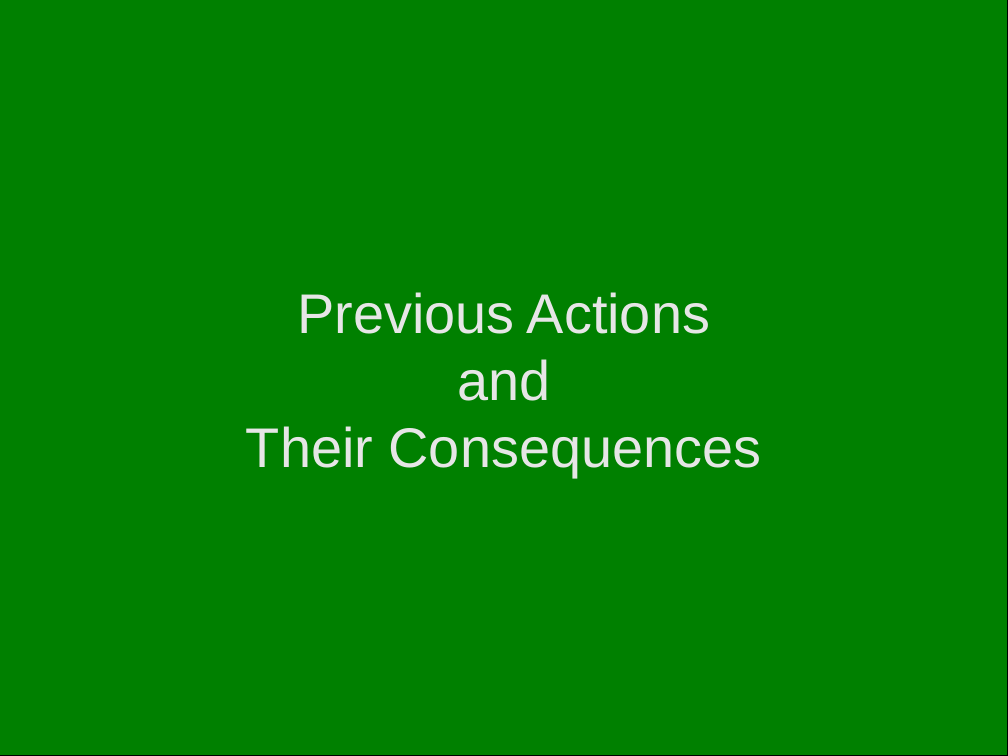
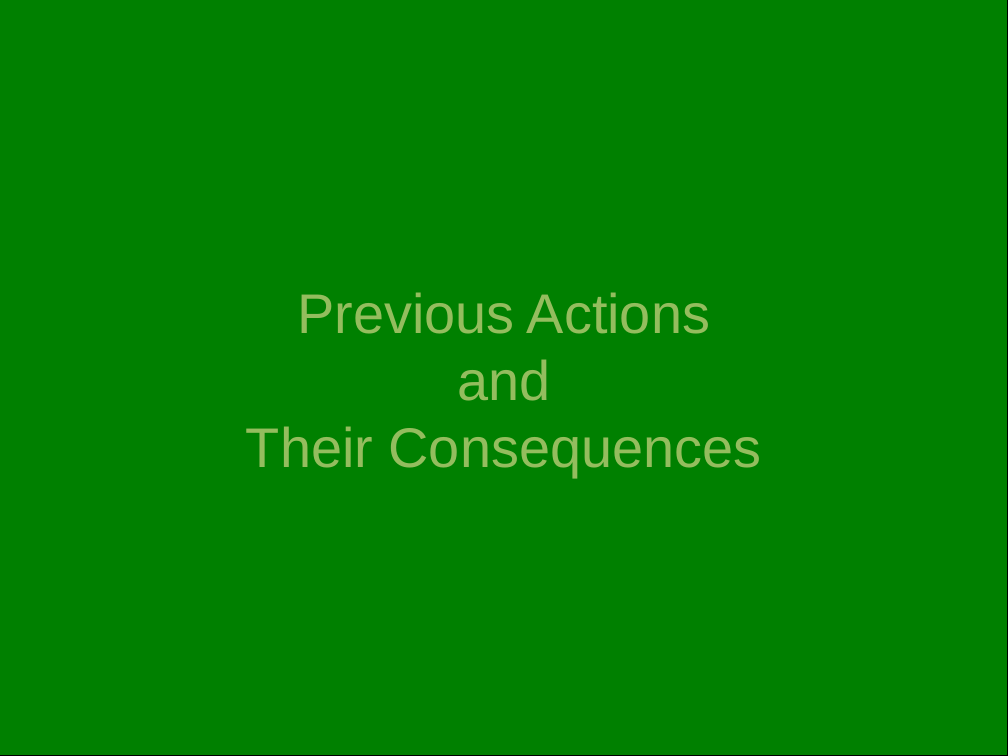
Before and after one commit to bendechrai/preso-security-privacy-anonymity, a slide deck: slide 25 of security-privacy-anonymity.odp (slide 17 before the commit). Drawn at 1008x756 pixels with LibreOffice and Linux fonts; fonts in the diff are those of the drawing. Boxes give left, top, right and bottom in pixels: in the first picture for what was removed or moved away, otherwise in the second. Text is boxed around its words. In the diff, an @@ line names an element or a change of style, - is before the commit and + after.

```diff
--- a/security-privacy-anonymity.odp
+++ b/security-privacy-anonymity.odp
@@ title "Previous Actions and Their Consequences" at <box>246,292,762,477</box>: text colour #E6E6E6 to #94BD5E @@
```
Also in this commit, not shown: 9 other slides changed, 15 slides added, 2 slides removed.
